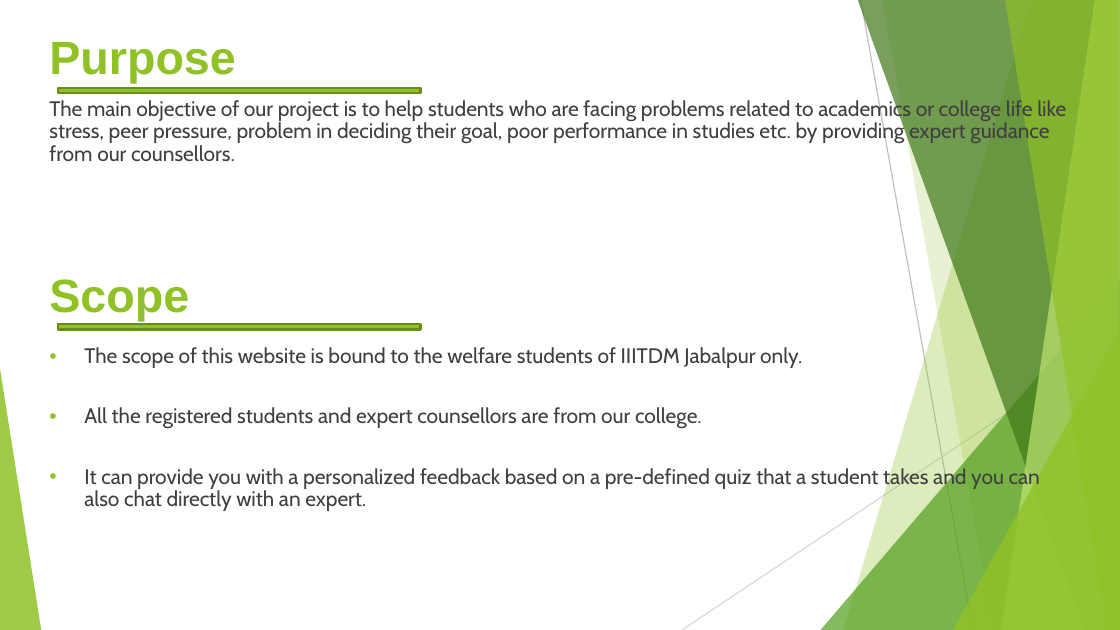
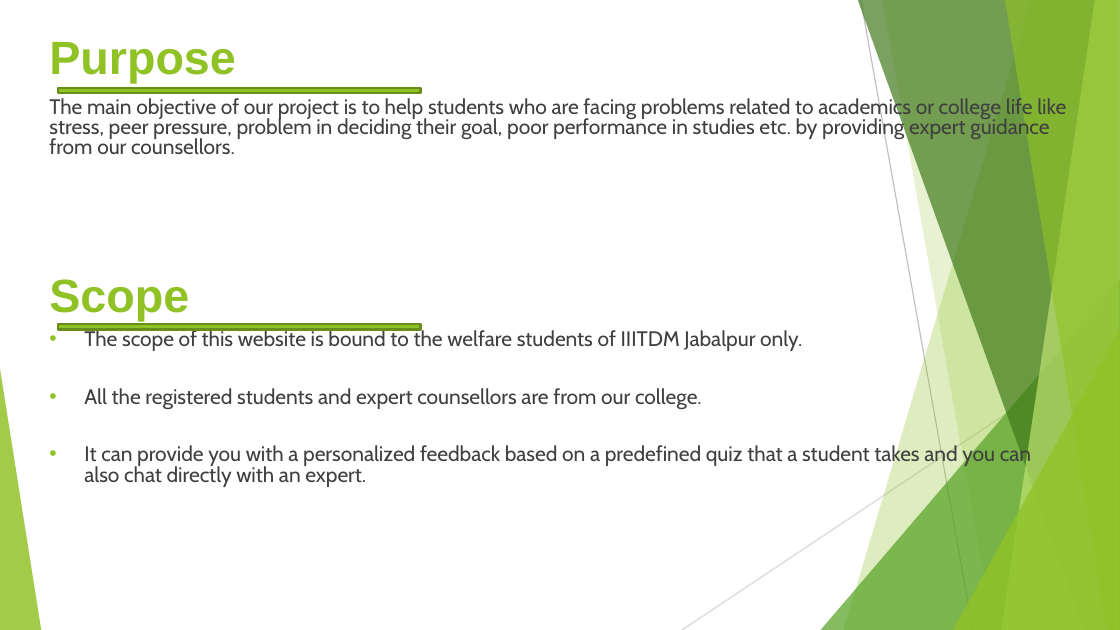
Before and after one commit to Sneakyhydra/On-The-Way, a slide deck: slide 3 of PPT and REPORT/On The Way.pptx. Drawn at 1120x630 pixels with LibreOffice and Linux fonts; fonts in the diff are those of the drawing. Boxes give left, top, right and bottom in pixels: in the first picture for what was removed or moved away, otherwise in the second. Text is boxed around its words. In the diff, an @@ line names an element or a change of style, - is before the commit and + after.

```diff
--- a/PPT and REPORT/On The Way.pptx
+++ b/PPT and REPORT/On The Way.pptx
@@ freeform shape at bbox=[843, 0, 1120, 629]: fill #90C226 at 30% opacity to #90C226 at 29% opacity @@
@@ freeform shape at bbox=[858, 0, 1120, 629]: fill #3F7818 at 70% opacity to #3F7818 at 69% opacity @@
@@ freeform shape at bbox=[1001, 0, 1120, 629]: fill #BFE471 at 70% opacity to #BFE471 at 69% opacity @@
@@ freeform shape at bbox=[1005, 0, 1120, 629]: fill #90C226 at 65% opacity to #90C226 at 64% opacity @@
@@ text at bbox=[49, 96, 1066, 410]: line spacing 0.9 to 0.8 @@
@@ triangle at bbox=[821, 280, 1120, 629]: fill #54A021 at 72% opacity to #54A021 at 71% opacity @@
@@ text at bbox=[84, 444, 1031, 487]: text changed @@
-• It can provide you with a personalized feedback based on a pre-defined quiz that a student takes and you can also chat directly with an expert.
+• It can provide you with a personalized feedback based on a predefined quiz that a student takes and you can also chat directly with an expert.
```
Also in this commit, not shown: 14 other slides changed, 1 other file.
